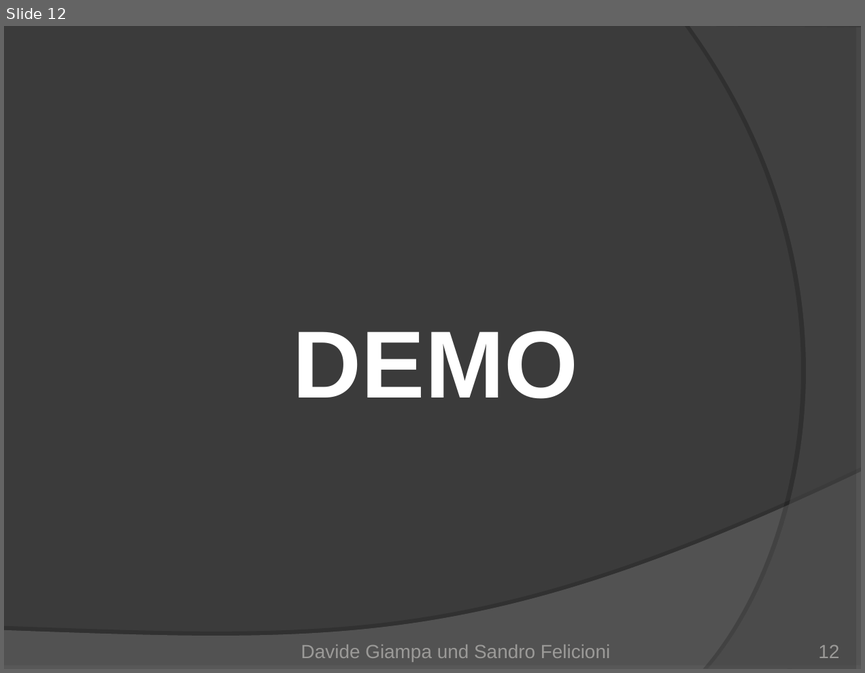
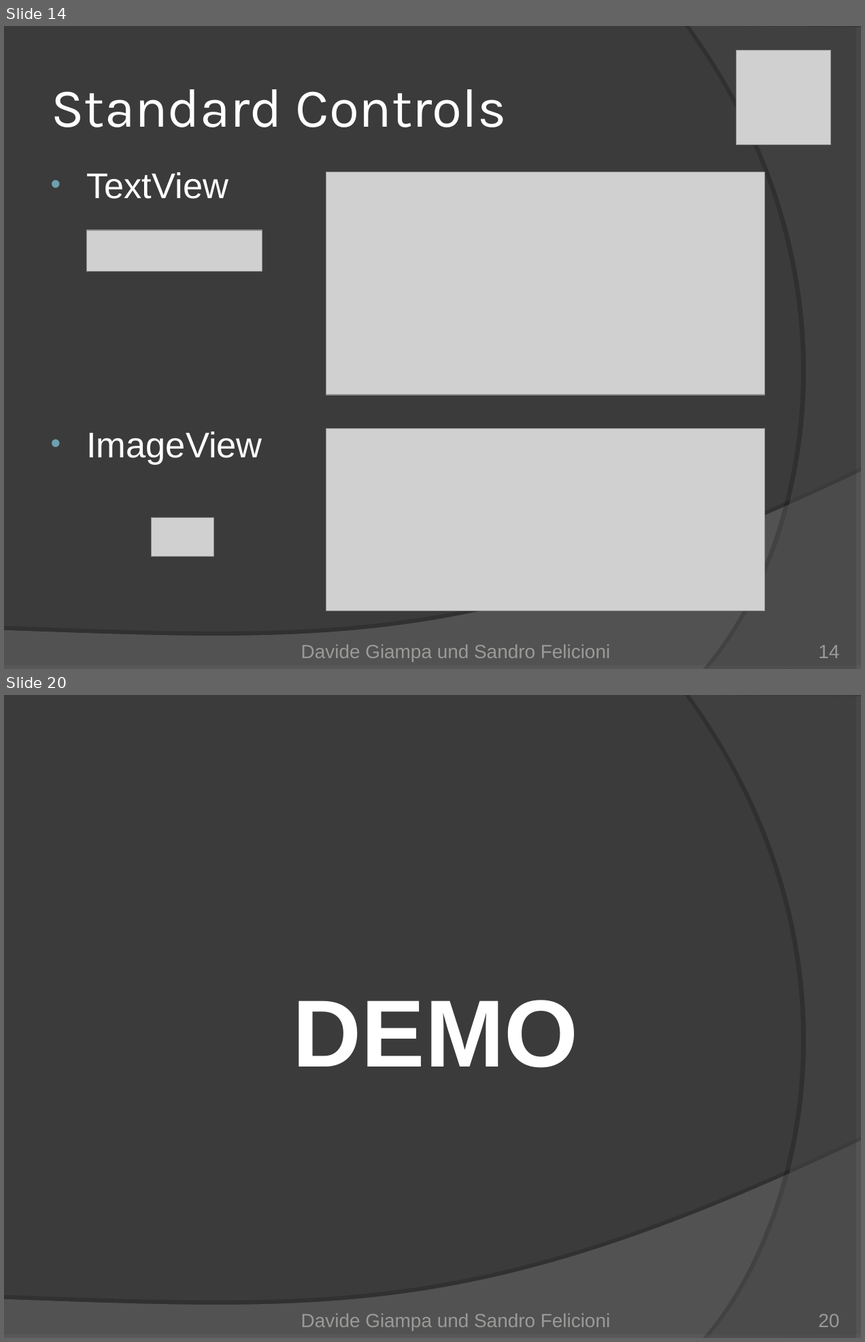
Before and after one commit to Mr-Slash/TrailDevils, a slide deck: doc/01_Project Management/TrailDevils-final.ppt. Shown one above the other, each under a label of ours: slide 12 before the commit, slides 14 and 20 after it; the slides between them are not shown. The pictures are 865x673 and 865x1342 pixels, drawn with LibreOffice and Linux fonts; fonts in the diff are those of the drawing; grey boxes stand for pictures. Boxes give left, top, right and bottom in pixels: in the first picture for what was removed or moved away, otherwise in the second. Text is boxed around its words. In the diff, an @@ line names an element or a change of style, - is before the commit and + after.

```diff
--- a/doc/01_Project Management/TrailDevils-final.ppt
+++ b/doc/01_Project Management/TrailDevils-final.ppt
@@ slide 14 added at (4,26,861,669), background #3B3B3B; not listed: 2 template elements that a slide beside it also shows @@
@@ picture added at (736,50,830,144) @@
@@ title added at (51,89,507,127), 46 pt, text #FFFFFF @@
+Standard Controls
@@ text added at (86,172,262,465), 30 pt, text #FFFFFF @@
+• TextView
+• ImageView
@@ picture added at (326,172,765,395) @@
@@ picture added at (86,230,262,271) @@
@@ picture added at (326,428,765,610) @@
@@ picture added at (152,517,214,556) @@
@@ text added at (301,644,610,661), 16 pt, text #9B9A98 @@
+Davide Giampa und Sandro Felicioni
@@ page number added at (818,645,839,658), 16 pt, text #9B9A98 @@
+14
@@ what was slide 12 is now slide 20 @@
@@ page number at (818,1314,839,1327): text changed @@
-12
+20
```
Also in this commit, not shown: 11 slides changed, 8 other slides added.
